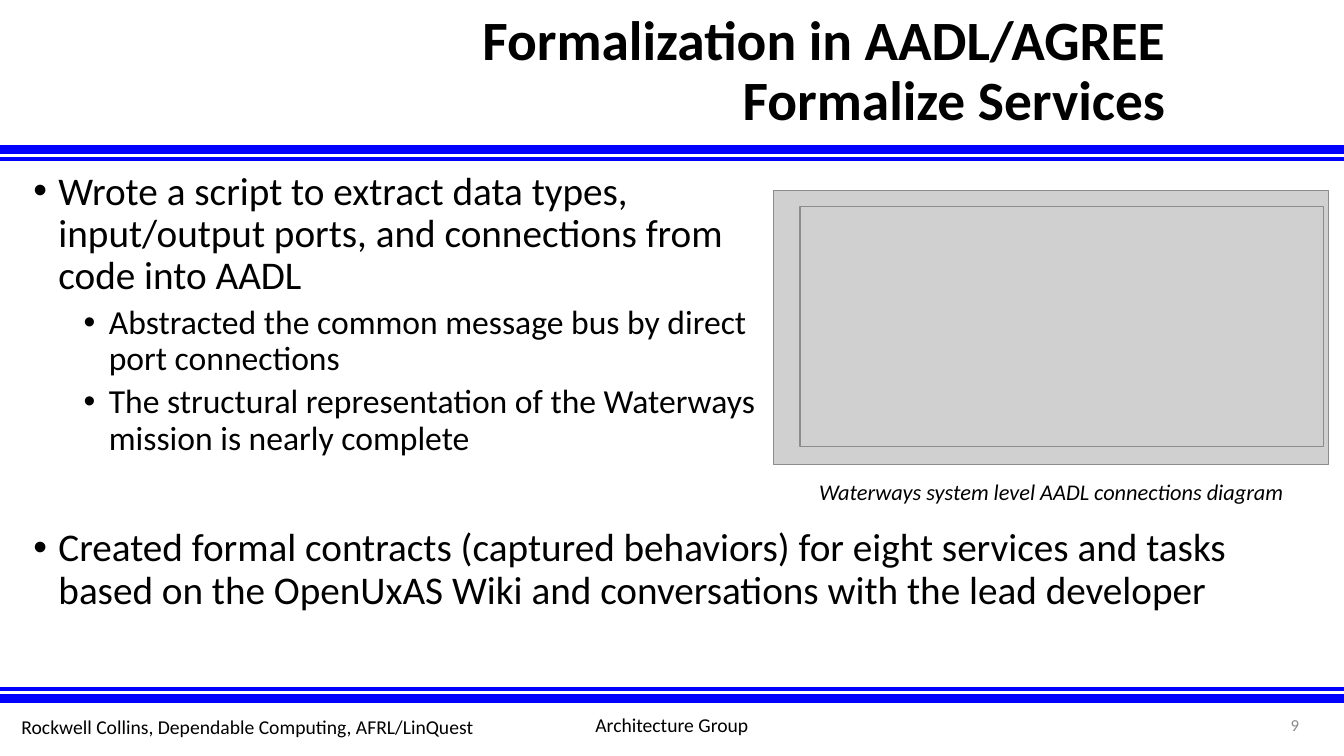
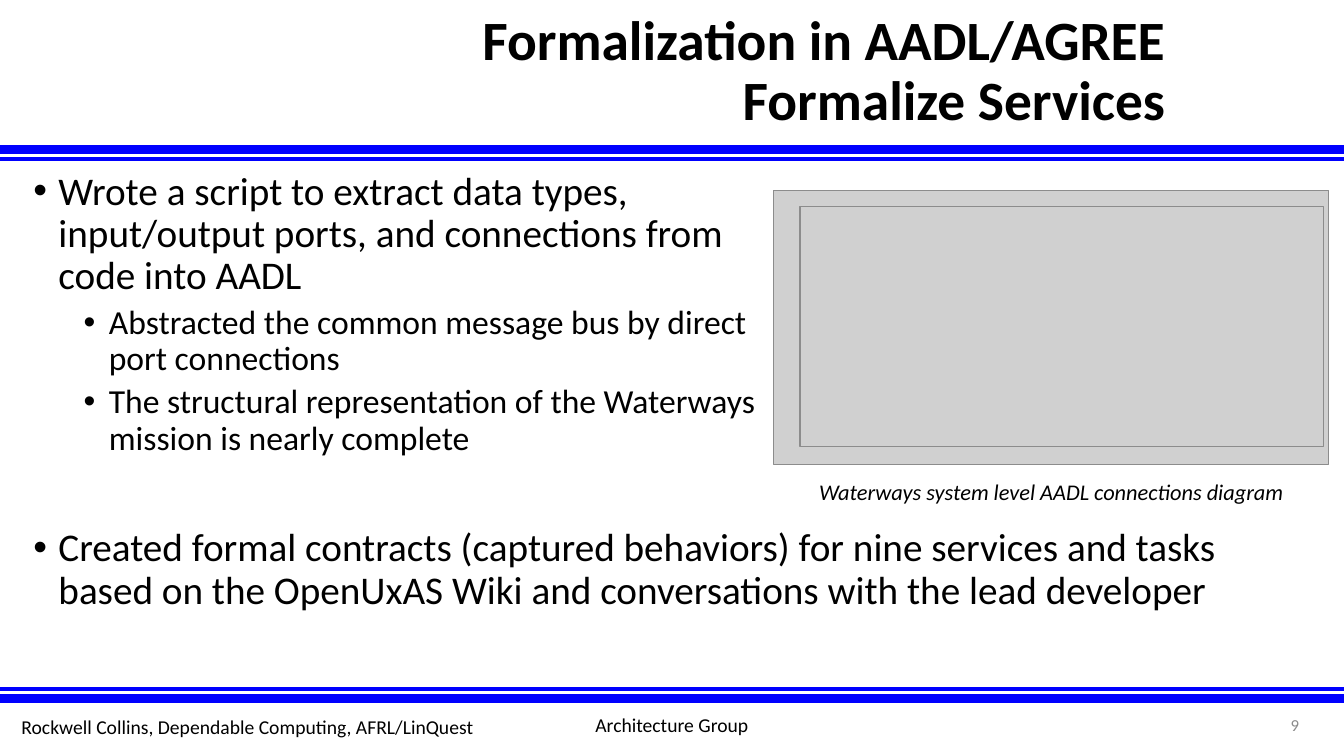
Before and after one commit to afrl-rq/OpenUxAS-SoI, a slide deck: slide 9 of presentations/S5_SoI_Architecture_Group.pptx. Drawn at 1344x756 pixels with LibreOffice and Linux fonts; fonts in the diff are those of the drawing; grey boxes stand for pictures; background and template pictures are left out. Boxes give left, top, right and bottom in pixels: in the first picture for what was removed or moved away, otherwise in the second. Text is boxed around its words. In the diff, an @@ line names an element or a change of style, - is before the commit and + after.

```diff
--- a/presentations/S5_SoI_Architecture_Group.pptx
+++ b/presentations/S5_SoI_Architecture_Group.pptx
@@ text at bbox=[58, 532, 1215, 611]: text changed @@
-• Created formal contracts (captured behaviors) for eight services and tasks based on the OpenUxAS Wiki and conversations with the lead developer
+• Created formal contracts (captured behaviors) for nine services and tasks based on the OpenUxAS Wiki and conversations with the lead developer
```
Also in this commit, not shown: 7 other slides changed, 4 slides added.
